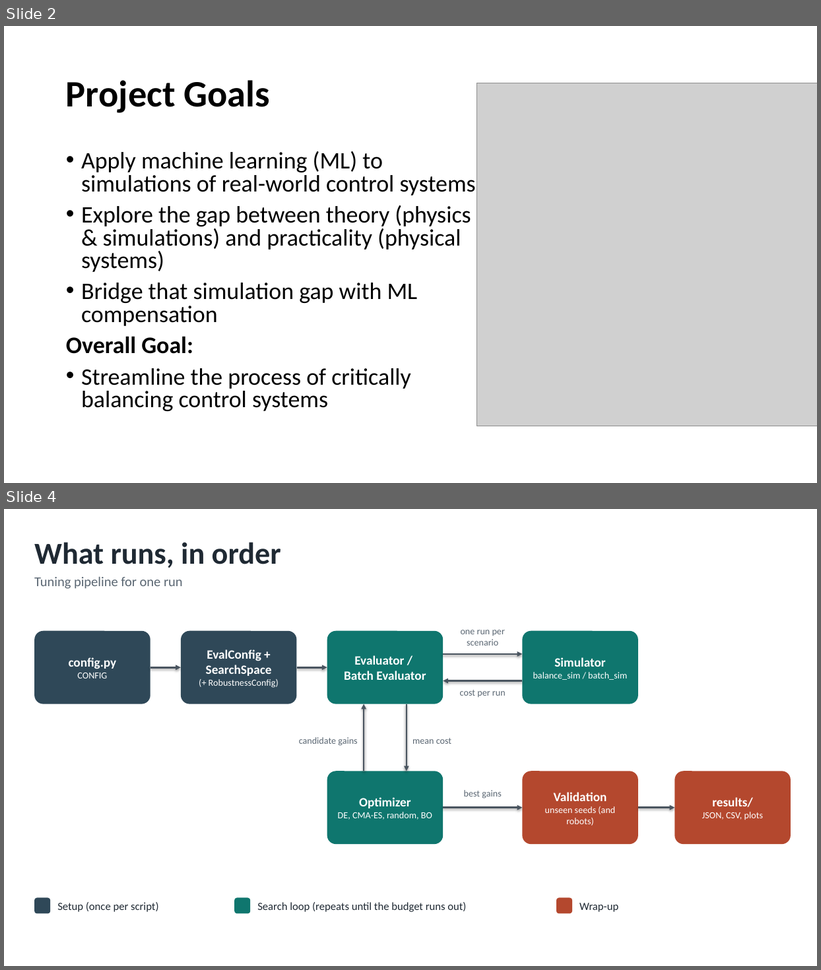
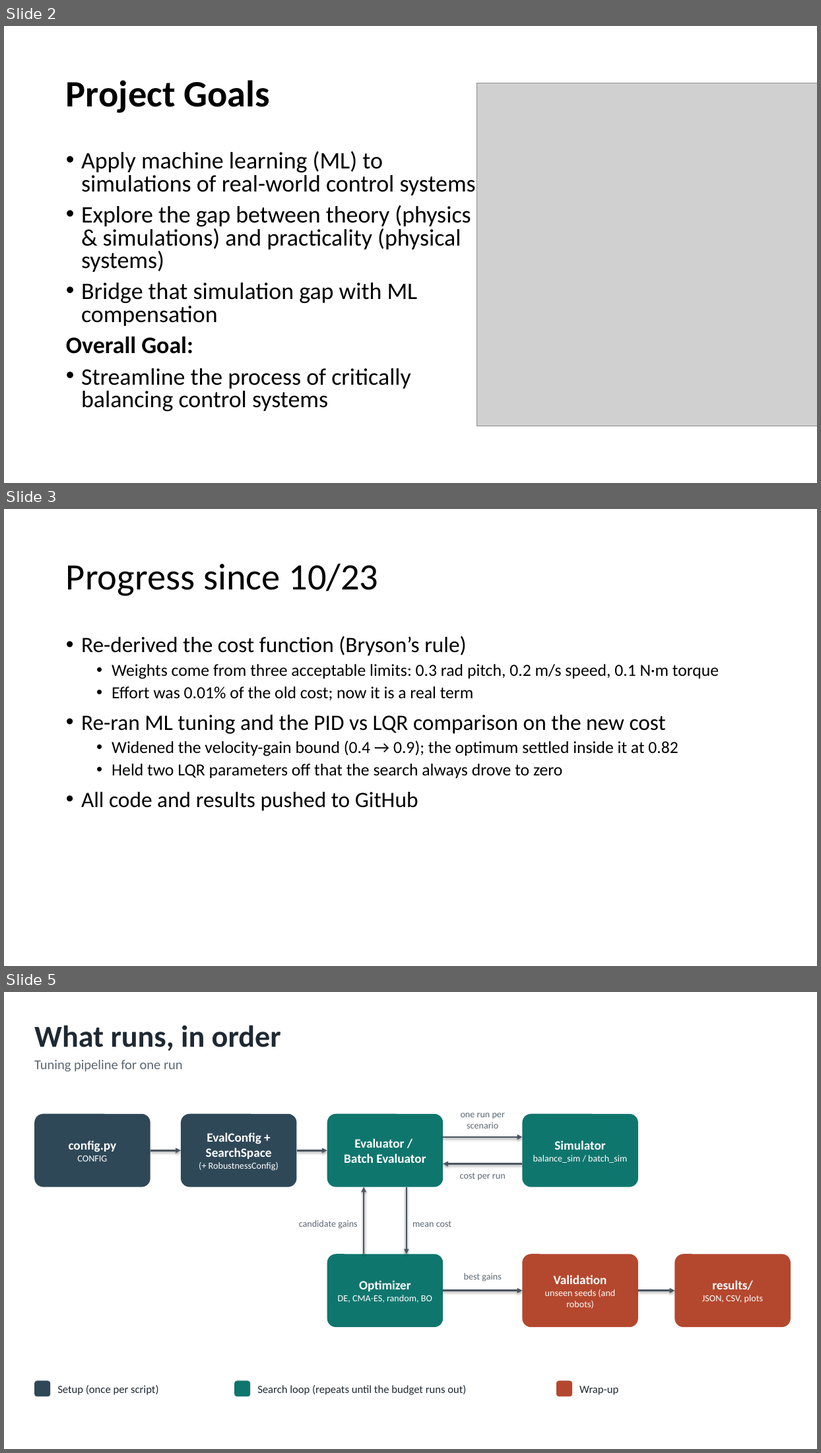
Before and after one commit to evandm4/engr-10301h-balancing-robot, a slide deck: docs/Evan Moore Progress Update.pptx. Shown one above the other, each under a label of ours: slides 2 and 4 before the commit, slides 2, 3 and 5 after it; the slides between them are not shown. The pictures are 821x970 and 821x1453 pixels, drawn with LibreOffice and Linux fonts; fonts in the diff are those of the drawing; grey boxes stand for pictures. Boxes give left, top, right and bottom in pixels: in the first picture for what was removed or moved away, otherwise in the second. Text is boxed around its words. In the diff, an @@ line names an element or a change of style, - is before the commit and + after.

```diff
--- a/docs/Evan Moore Progress Update.pptx
+++ b/docs/Evan Moore Progress Update.pptx
@@ slide 3 added at (x1=4, y1=509, x2=817, y2=966), background #FFFFFF @@
@@ title added at (x1=66, y1=563, x2=378, y2=596), 44 pt, text #000000 @@
+Progress since 10/23
@@ text added at (x1=81, y1=636, x2=719, y2=811), 20 pt, text #000000 @@
+• Re-derived the cost function (Bryson’s rule)
+  • Weights come from three acceptable limits: 0.3 rad pitch, 0.2 m/s speed, 0.1 N·m torque
+  • Effort was 0.01% of the old cost; now it is a real term
+• Re-ran ML tuning and the PID vs LQR comparison on the new cost
+  • Widened the velocity-gain bound (0.4 → 0.9); the optimum settled inside it at 0.82
+  • Held two LQR parameters off that the search always drove to zero
+• All code and results pushed to GitHub
@@ what was slide 4 is now slide 5 @@
```
Also in this commit, not shown: 5 slides changed, 2 other slides added, 2 slides removed, 2 other files.
